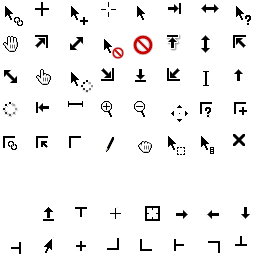
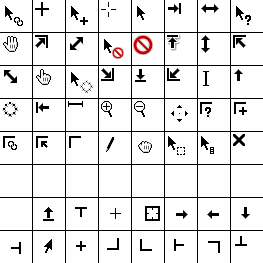
Layers edited between the first and the second 263x263 image:
showed "Grid" over [0, 0, 263, 263]
painted on "Frame0" over [80, 80, 93, 93]
showed "Frame1", painted on it over [2, 70, 93, 117]
showed "Frame2", painted on it over [2, 70, 93, 117]
showed "Frame3", painted on it over [2, 70, 93, 117]
showed "Frame4", painted on it over [2, 70, 93, 117]
showed "Frame5", painted on it over [2, 70, 93, 117]
showed "Frame6", painted on it over [2, 70, 93, 117]
showed "Frame7", painted on it over [2, 70, 93, 117]
